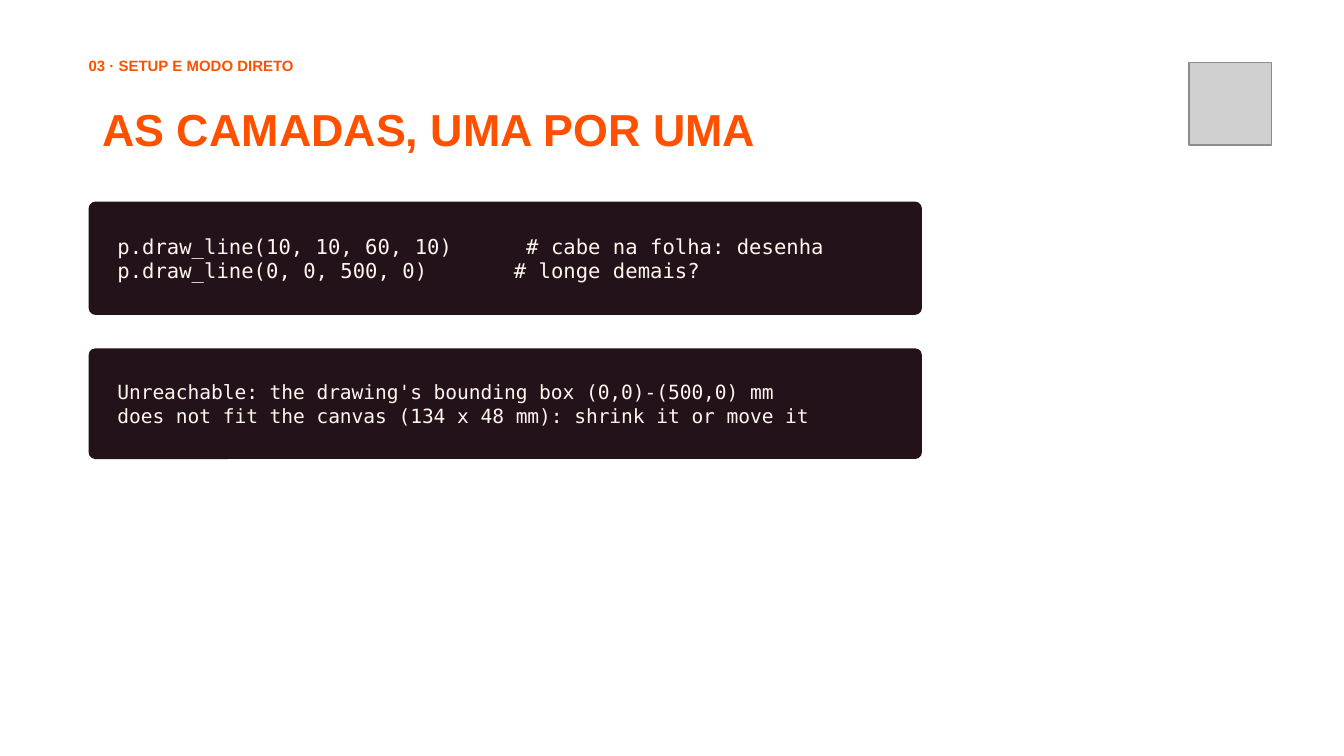
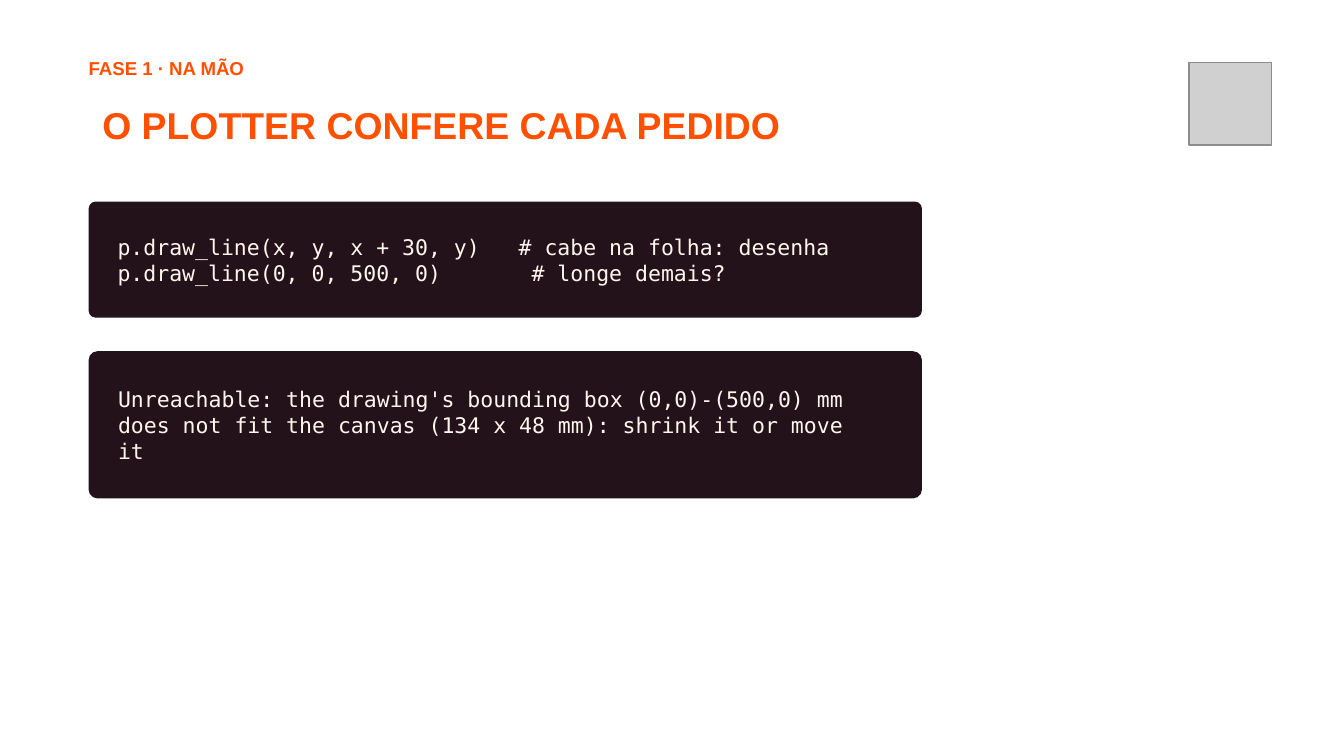
Before and after one commit to jhlr/plotter, a slide deck: slide 18 of workshop/dinamica-ia-hardware.pptx (slide 17 before the commit). Drawn at 1344x756 pixels with LibreOffice and Linux fonts; fonts in the diff are those of the drawing; grey boxes stand for pictures; background and template pictures are left out. Boxes give left, top, right and bottom in pixels: in the first picture for what was removed or moved away, otherwise in the second. Text is boxed around its words. In the diff, an @@ line names an element or a change of style, - is before the commit and + after.

```diff
--- a/workshop/dinamica-ia-hardware.pptx
+++ b/workshop/dinamica-ia-hardware.pptx
@@ text at <box>89,60,244,76</box>: text changed; size 8 to 10 pt @@
-03 · SETUP E MODO DIRETO
+FASE 1 · NA MÃO
@@ text at <box>102,113,780,140</box>: text changed; size 24 to 20 pt @@
-AS CAMADAS, UMA POR UMA
+O PLOTTER CONFERE CADA PEDIDO
@@ text in rounded rectangle at <box>118,238,480,260</box>: text changed; size 11 to 11.5 pt @@
-p.draw_line(10, 10, 60, 10) # cabe na folha: desenha
+p.draw_line(x, y, x + 30, y) # cabe na folha: desenha
@@ text in rounded rectangle at <box>118,264,726,286</box>: size 11 to 11.5 pt in "p.draw_line(0, 0, 500, 0) # longe demais?" @@
@@ rounded rectangle "Unreachable: the drawing's bounding box ...": place and size @@
-rounded rectangle "Unreachable: the drawing's bounding box ..." at <box>89,348,922,458</box>
+rounded rectangle "Unreachable: the drawing's bounding box ..." at <box>89,351,922,497</box>
@@ text in rounded rectangle at <box>118,416,843,459</box>: text changed; size 10.5 to 11.5 pt @@
-does not fit the canvas (134 x 48 mm): shrink it or move it
+does not fit the canvas (134 x 48 mm): shrink it or move
+it
@@ text in rounded rectangle at <box>118,390,843,412</box>: size 10.5 to 11.5 pt in "Unreachable: the drawing's bounding box (0,0)-(500,0) mm" @@
```
Also in this commit, not shown: 21 other slides changed, 10 slides added, 6 slides removed, 36 other files.
